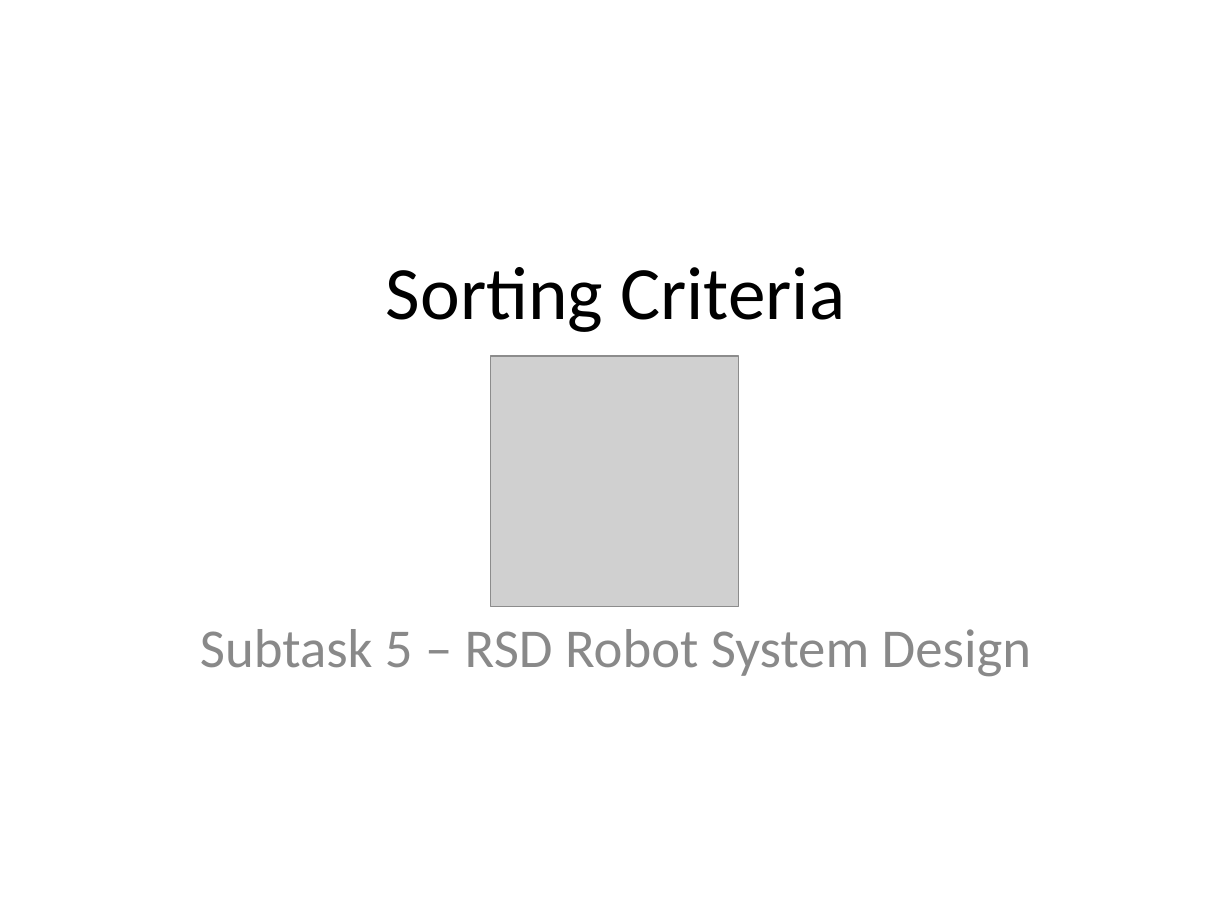
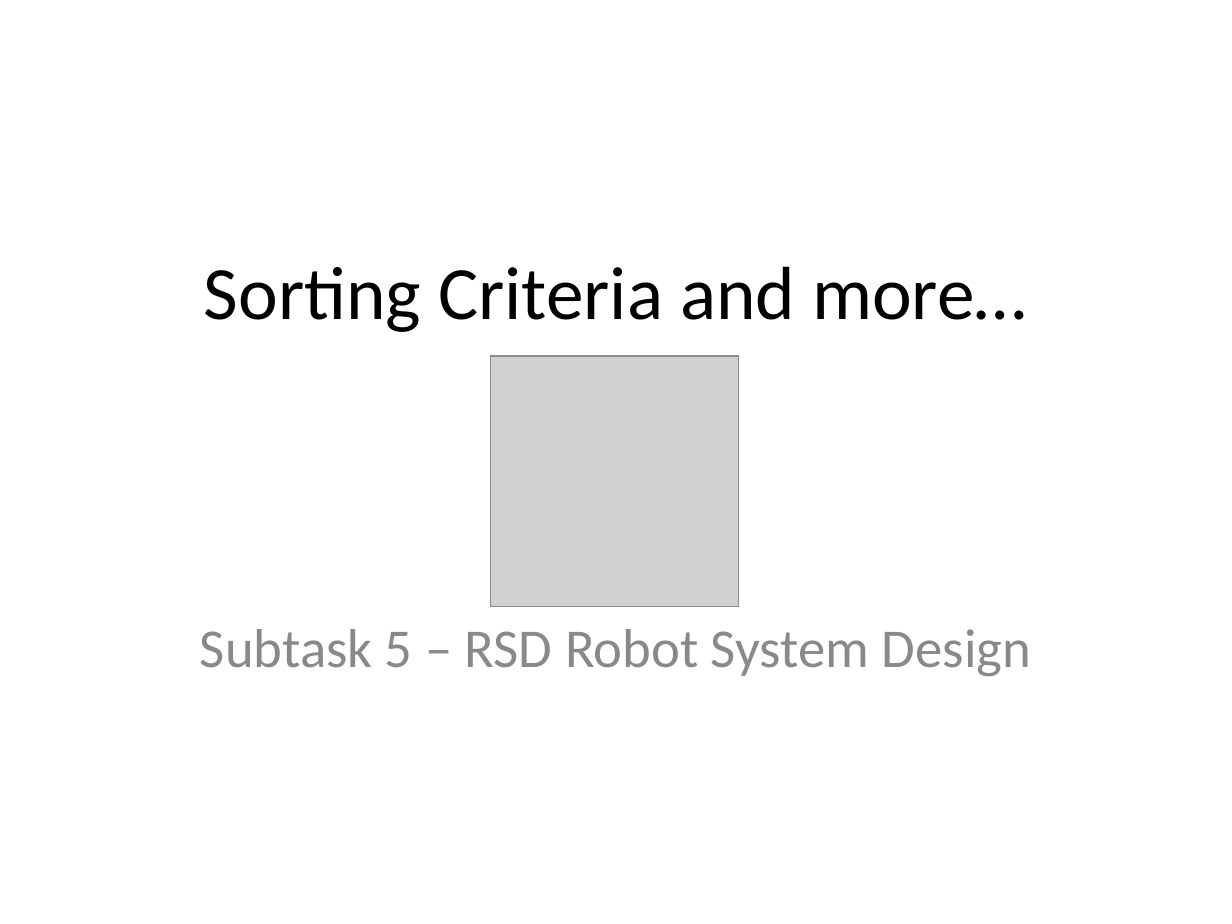
Before and after one commit to isurup/kalle-martin-group, a slide deck: slide 1 of RSD1/presentation/ExamRobertas.ppt. Drawn at 1232x924 pixels with LibreOffice and Linux fonts; fonts in the diff are those of the drawing; grey boxes stand for pictures. Boxes give left, top, right and bottom in pixels: in the first picture for what was removed or moved away, otherwise in the second. Text is boxed around its words. In the diff, an @@ line names an element or a change of style, - is before the commit and + after.

```diff
--- a/RSD1/presentation/ExamRobertas.ppt
+++ b/RSD1/presentation/ExamRobertas.ppt
@@ title at (x1=204, y1=266, x2=1026, y2=332): text changed @@
-Sorting Criteria
+Sorting Criteria and more…
```
Also in this commit, not shown: 5 other slides changed.
